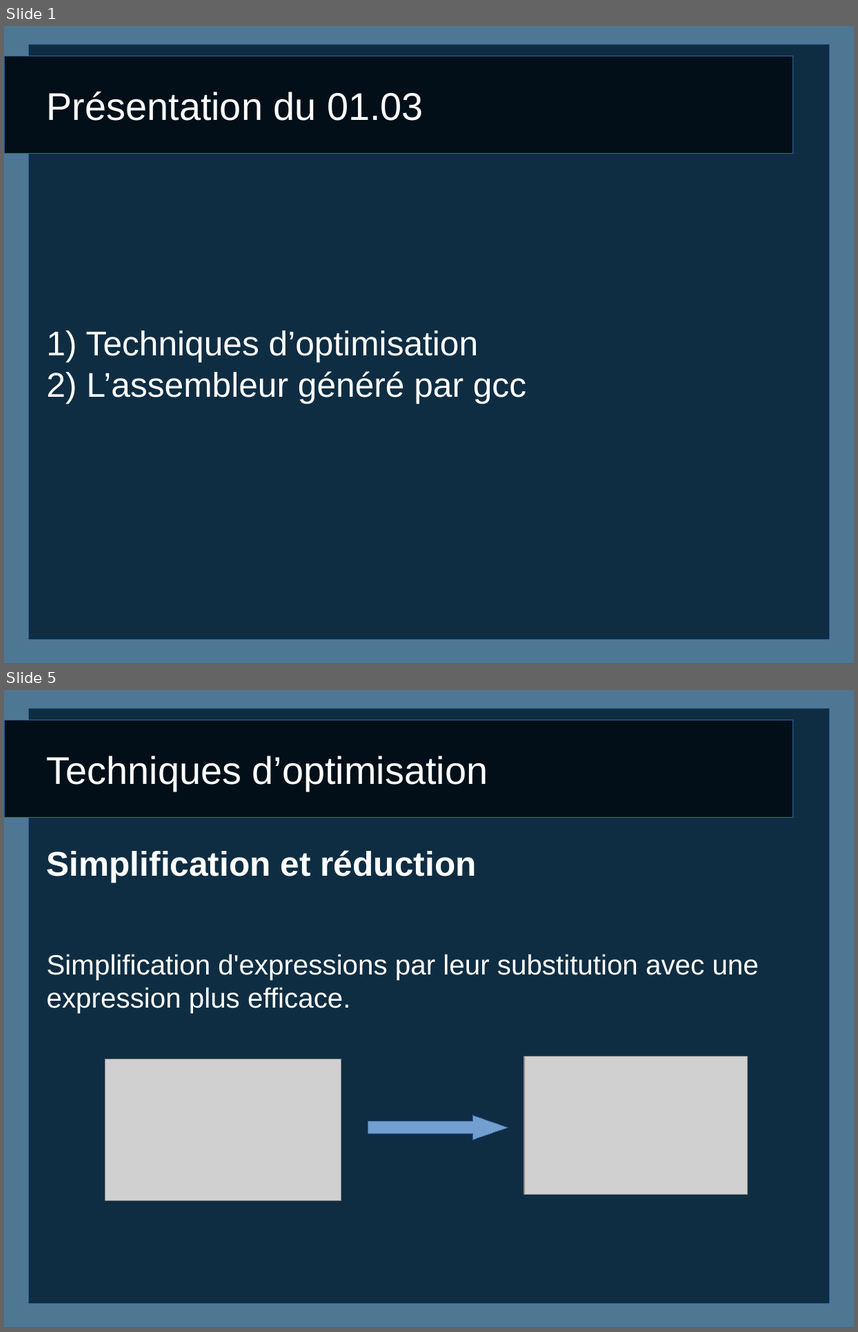
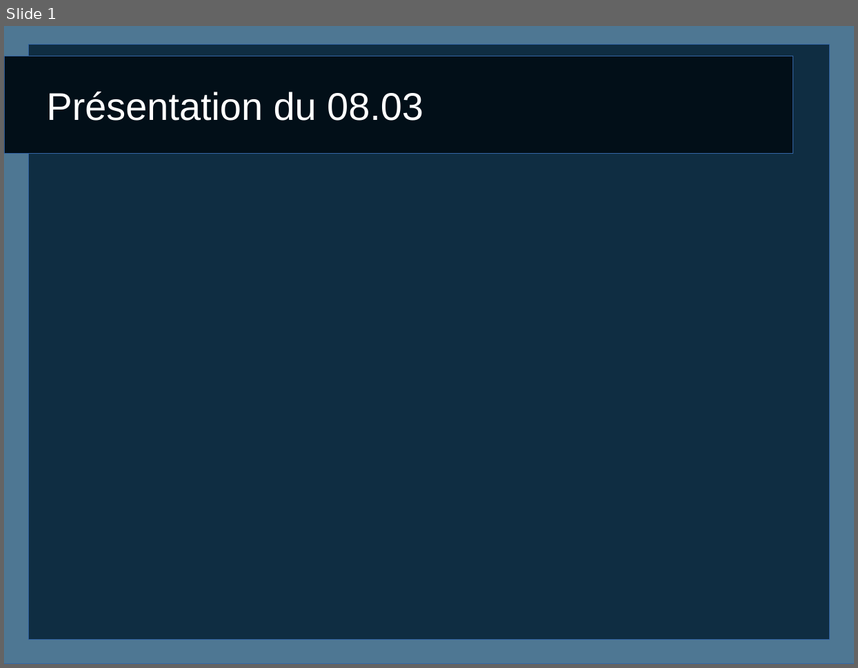
Before and after one commit to caswitch/recherche-et-doc-s4, a slide deck: Diapo3.odp. Shown one above the other, each under a label of ours: slides 1 and 5 before the commit, slide 1 after it; the slides between them are not shown. The pictures are 858x1332 and 858x668 pixels, drawn with LibreOffice and Linux fonts; fonts in the diff are those of the drawing; grey boxes stand for pictures. Boxes give left, top, right and bottom in pixels: in the first picture for what was removed or moved away, otherwise in the second. Text is boxed around its words. In the diff, an @@ line names an element or a change of style, - is before the commit and + after.

```diff
--- a/Diapo3.odp
+++ b/Diapo3.odp
@@ slide 5 removed at bbox=[4, 690, 854, 1328], background #FFFFFF; not listed: 3 template elements that a slide beside it also shows @@
@@ title removed at bbox=[47, 756, 488, 791] @@
-Techniques d’optimisation
@@ text removed at bbox=[47, 850, 759, 1013] @@
-Simplification et réduction
-Simplification d'expressions par leur substitution avec une expression plus efficace.
@@ picture removed at bbox=[105, 1058, 341, 1200] @@
@@ picture removed at bbox=[525, 1056, 749, 1194] @@
@@ right arrow removed at bbox=[368, 1115, 508, 1139] @@
@@ slide 1 changed as well @@
@@ title at bbox=[47, 92, 424, 121]: text changed @@
-Présentation du 01.03
+Présentation du 08.03
@@ subtitle removed at bbox=[86, 330, 526, 403] @@
-1) Techniques d’optimisation
-2) L’assembleur généré par gcc
```
Also in this commit, not shown: 2 slides added, 6 other slides removed.
